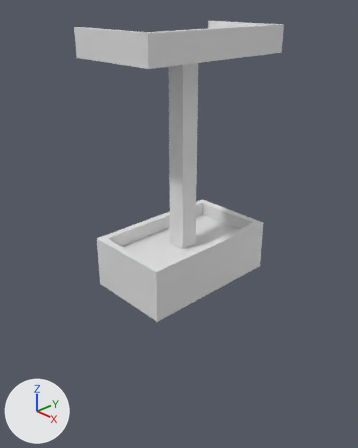
The Blender file Unity/WatcherUnity/Assets/Blender Objects/Files/ScissorLift.blend as it was, and as the next commit left it.
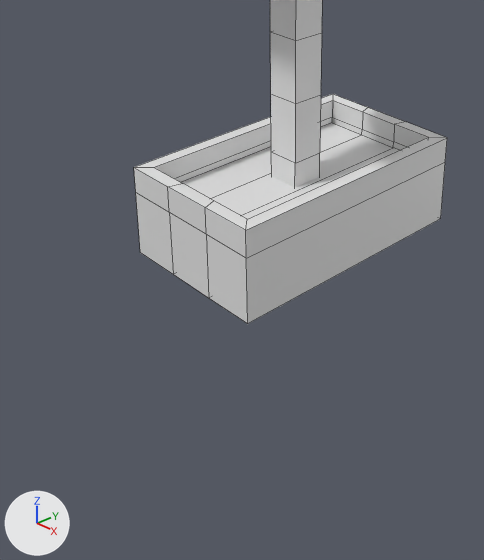
There are two pictures of each version: one whole from a 50 mm lens placed at (4.42, -4.23, 3.64), pointed at (-0.18, 0.1, 0.7), one close up on the part from 7% to 79% of the width and 33% to 100% of the height. The lights are fixed; the arrows at lower left show +X, +Y and +Z. The close-ups show mesh edges as thin lines.

Objects in the first close-up: 'Base', 'Top'.
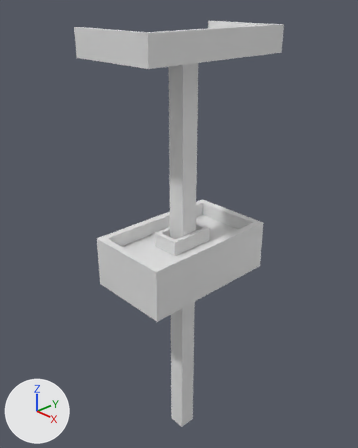
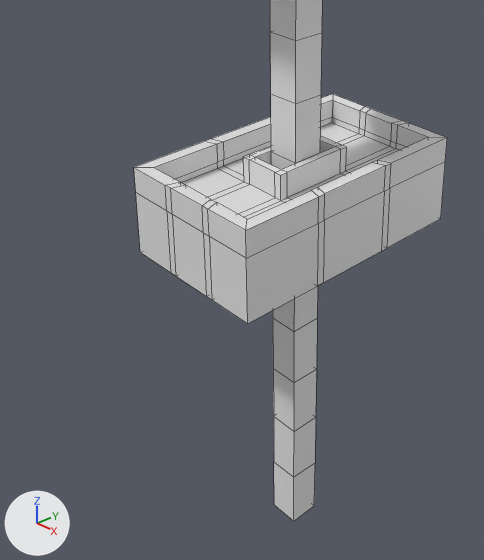
What changed in the scene script:
```text
Change me_cube:
    used by ob_base; location = (0.0, 0.0, 1.0)
    remove me_cube.from_pydata(...)  # 48 vertices, 46 faces; spans x -0.6..0.6, y -1.0..1.0, z -1.0..-0.3
    add me_cube.from_pydata(...)  # 168 vertices, 166 faces; spans x -0.6..0.6, y -1.0..1.0, z -1.0..-0.3
    me_cube part 1: 24 vertices removed from x -0.2..0.2, y -1.0..1.0, z -1.0..-0.3; 144 vertices added at x -0.6..0.6, y -1.0..1.0, z -1.0..-0.3
Change me_cube_001:
    used by ob_top; location = (0.0, 0.02, 1.0)
    remove me_cube_001.from_pydata(...)  # 48 vertices, 46 faces; spans x -0.62..0.62, y -1.08..1.04, z -0.76..2.3
    add me_cube_001.from_pydata(...)  # 72 vertices, 70 faces; spans x -0.62..0.62, y -1.08..1.04, z -3.76..2.3
    me_cube_001 part 2
    1 face is deleted
    24 vertices are added at x -0.12..0.12, y -0.15..0.1, z -3.76..-1.26
    13 new faces join them, mat_material (white #e7e7e7)
    12 new faces join them, mat_highlights (white #e7e7e7)
```

Pixel boxes [x1, y1, x2, y2] of what changed, in the close-ups (484 x 560 px):
'Top', reshaped: before [270, 0, 322, 187]; after [270, 0, 322, 521]
part 1 of me_cube, built on: before [140, 104, 412, 303]; after [140, 94, 441, 311]
part 2 of me_cube_001, built on: after [273, 286, 318, 521]
